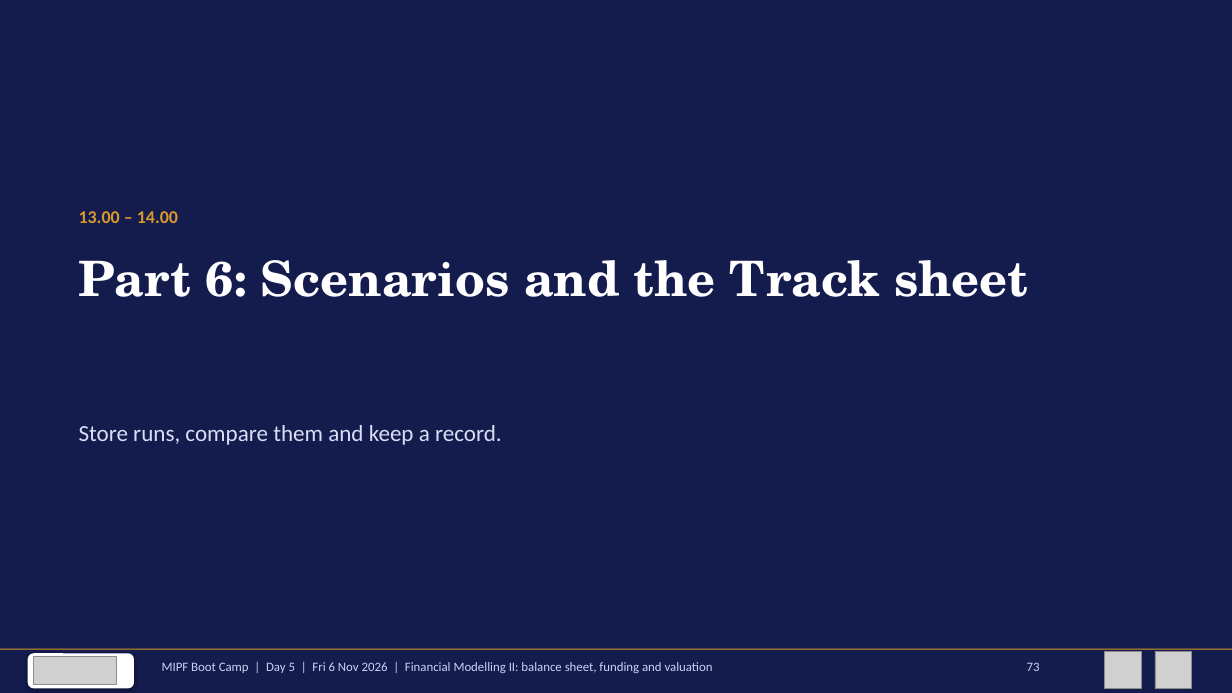
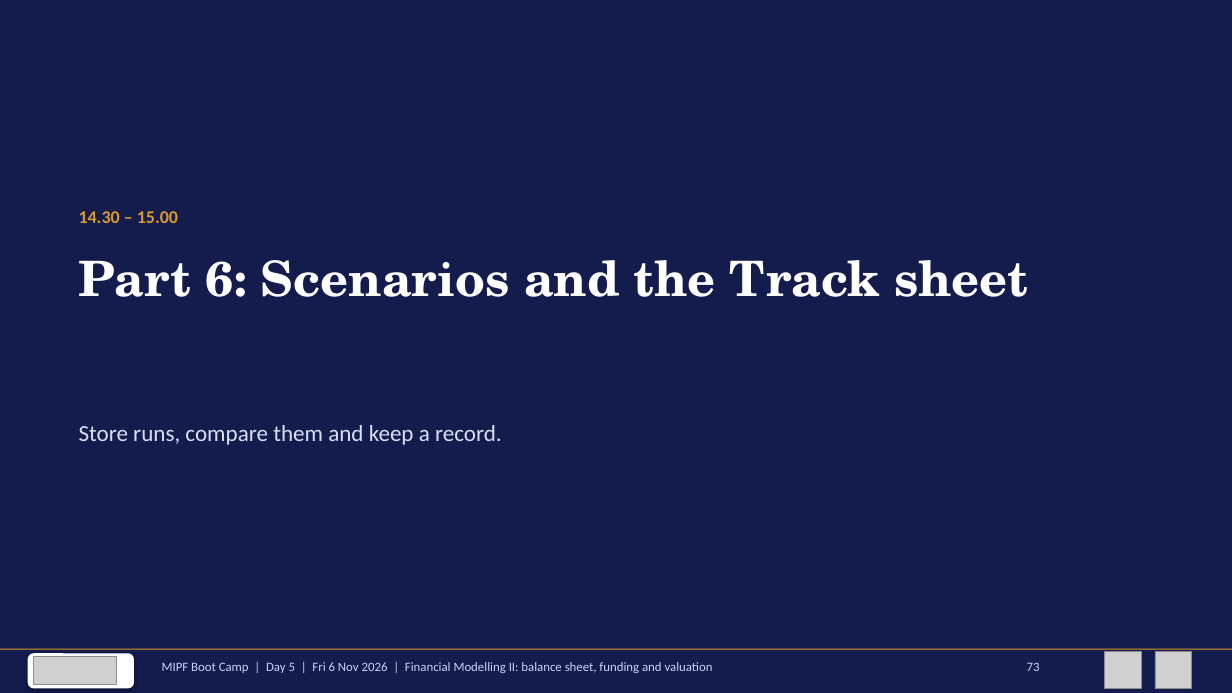
Before and after one commit to adibongo/mipf-2026-course-materials, a slide deck: slide 73 of decks/MIPF_Day5_Funding_Valuation_Deck.pptx. Drawn at 1232x693 pixels with LibreOffice and Linux fonts; fonts in the diff are those of the drawing; grey boxes stand for pictures. Boxes give left, top, right and bottom in pixels: in the first picture for what was removed or moved away, otherwise in the second. Text is boxed around its words. In the diff, an @@ line names an element or a change of style, - is before the commit and + after.

```diff
--- a/decks/MIPF_Day5_Funding_Valuation_Deck.pptx
+++ b/decks/MIPF_Day5_Funding_Valuation_Deck.pptx
@@ text at <box>79,211,178,223</box>: text changed @@
-13.00 – 14.00
+14.30 – 15.00
```
Also in this commit, not shown: 8 other slides changed, 33 other files.
